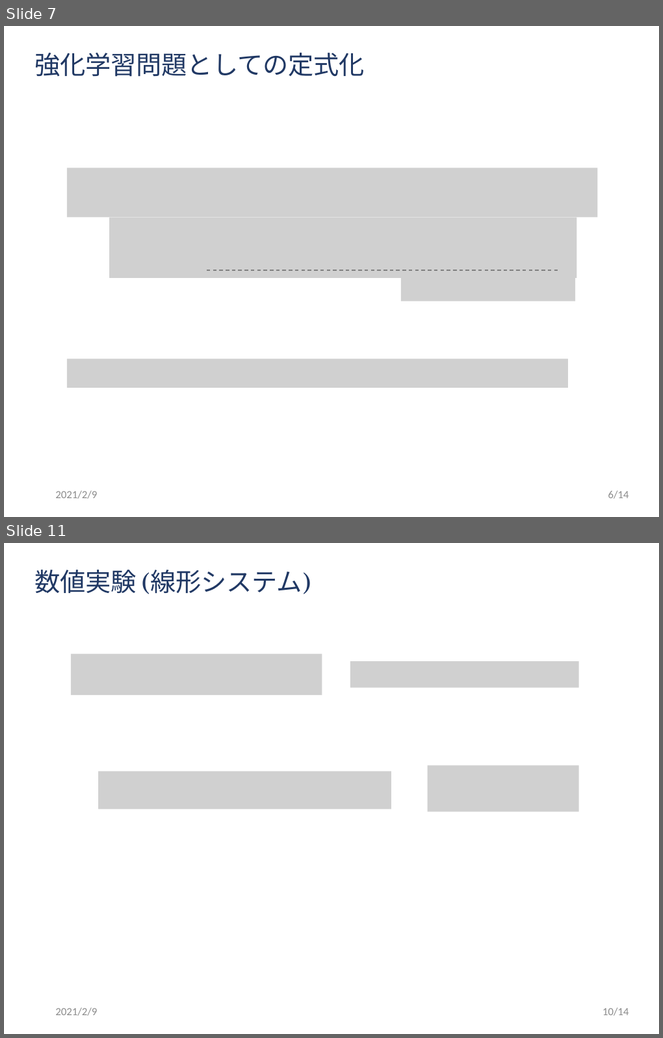
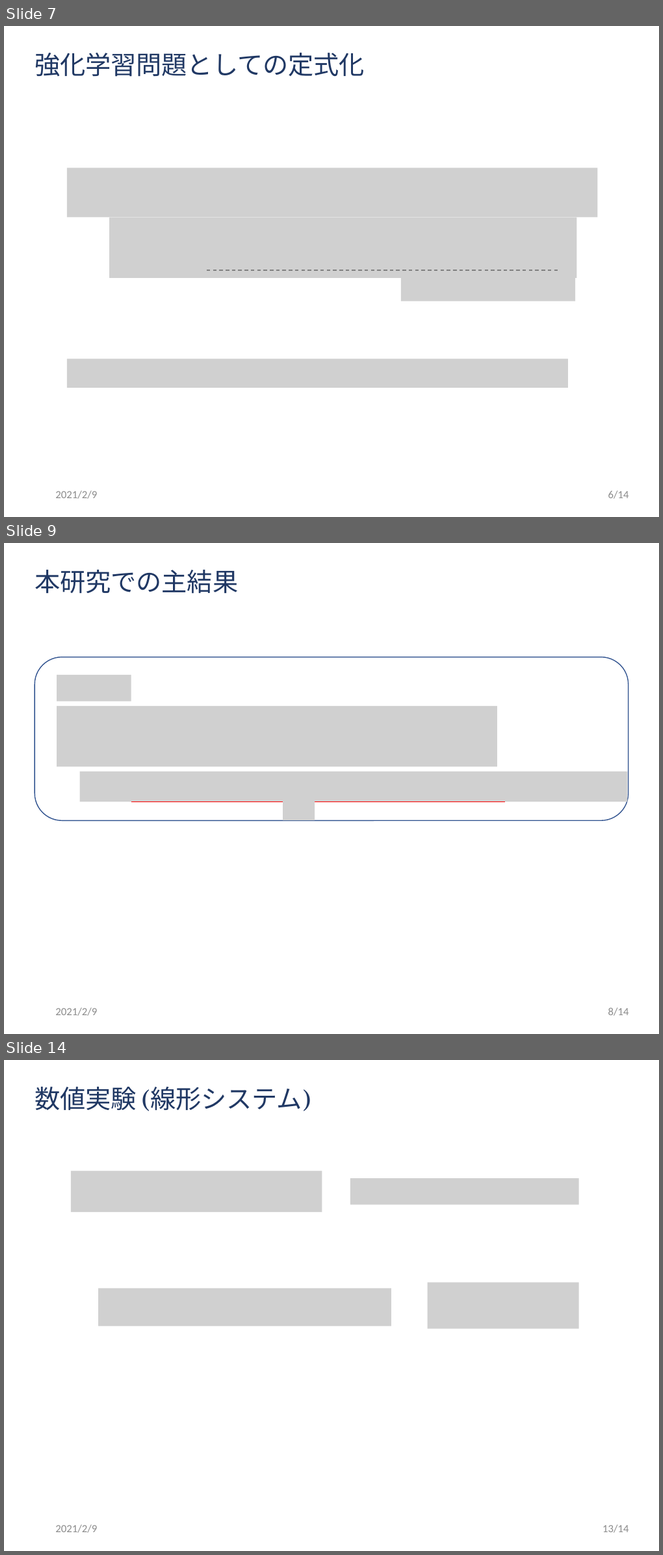
Before and after one commit to ibuki1024/thesis, a slide deck: slide/master.pptx. Shown one above the other, each under a label of ours: slides 7 and 11 before the commit, slides 7, 9 and 14 after it; the slides between them are not shown. The pictures are 663x1038 and 663x1555 pixels, drawn with LibreOffice and Linux fonts; fonts in the diff are those of the drawing; grey boxes stand for pictures; background and template pictures are left out. Boxes give left, top, right and bottom in pixels: in the first picture for what was removed or moved away, otherwise in the second. Text is boxed around its words. In the diff, an @@ line names an element or a change of style, - is before the commit and + after.

```diff
--- a/slide/master.pptx
+++ b/slide/master.pptx
@@ slide 9 added at (x1=4, y1=543, x2=659, y2=1034), background #FFFFFF @@
@@ title added at (x1=35, y1=570, x2=238, y2=594), 28 pt, text #203864 @@
+本研究での主結果
@@ rounded rectangle added at (x1=35, y1=657, x2=629, y2=821), outline #325491 1 pt @@
@@ picture added at (x1=57, y1=675, x2=132, y2=701) @@
@@ picture added at (x1=57, y1=706, x2=497, y2=767) @@
@@ picture added at (x1=80, y1=772, x2=628, y2=802) @@
@@ picture added at (x1=283, y1=795, x2=315, y2=821) @@
@@ line added from (131, 802) to (505, 802), #FF0000 0.5 pt @@
@@ text added at (x1=55, y1=1008, x2=97, y2=1016), 12 pt, text #8C8C8C @@
+2021/2/9
@@ page number added at (x1=608, y1=1008, x2=629, y2=1016), 12 pt, text #8C8C8C @@
+8/14
@@ what was slide 11 is now slide 14 @@
@@ page number at (x1=603, y1=1525, x2=629, y2=1533): text changed @@
-10/14
+13/14
```
Also in this commit, not shown: 6 slides changed, 3 other slides added, 1 slide removed, 4 other files.
